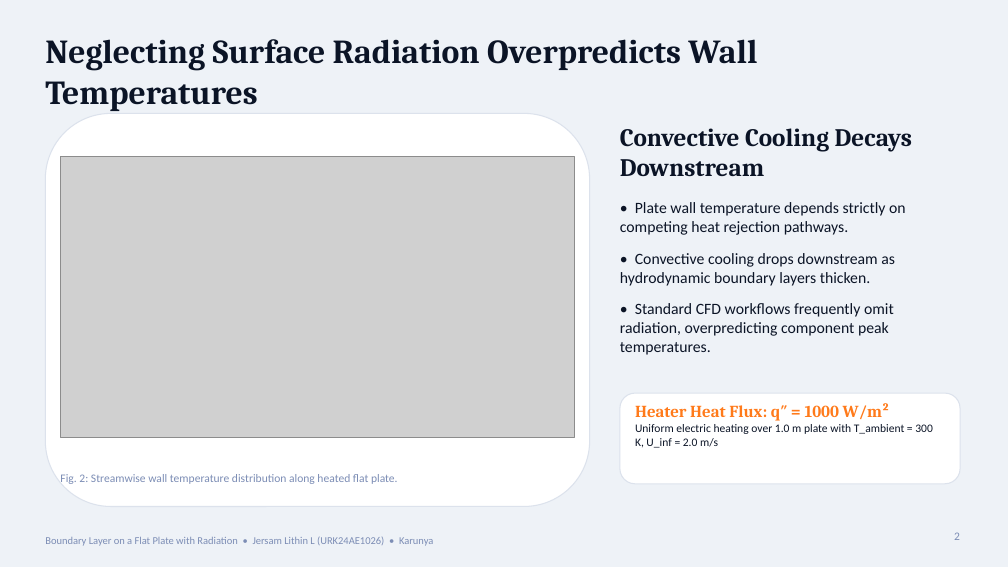
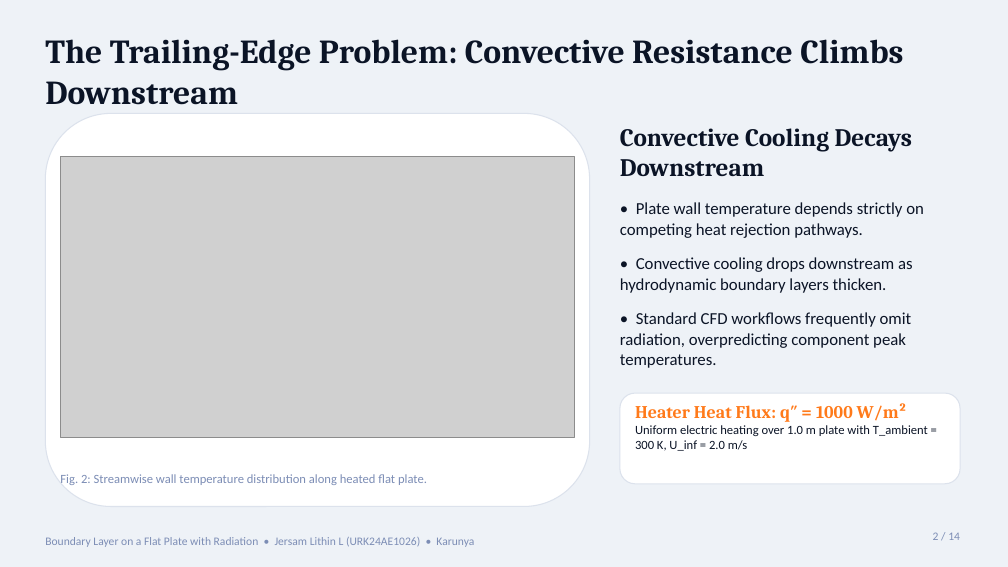
Before and after one commit to Jersam-l/flat-plate-with-radiation-cfd, a slide deck: slide 2 of Flat_Plate_Radiation_CFD_Pitch.pptx. Drawn at 1008x567 pixels with LibreOffice and Linux fonts; fonts in the diff are those of the drawing; grey boxes stand for pictures. Boxes give left, top, right and bottom in pixels: in the first picture for what was removed or moved away, otherwise in the second. Text is boxed around its words. In the diff, an @@ line names an element or a change of style, - is before the commit and + after.

Commit message:
feat(pitch): expanded 14-slide narrative story deck with large legible fonts for Jersam Lithin L

```diff
--- a/Flat_Plate_Radiation_CFD_Pitch.pptx
+++ b/Flat_Plate_Radiation_CFD_Pitch.pptx
@@ text at [45, 39, 903, 105]: text changed @@
-Neglecting Surface Radiation Overpredicts Wall Temperatures
+The Trailing-Edge Problem: Convective Resistance Climbs Downstream
@@ text at [620, 202, 924, 368]: size 15 to 16 pt in "• Plate wall temperature depends strictly on ...", "• Convective cooling drops downstream as hydrodynamic ...", "• Standard CFD workflows frequently omit radiation, ..."; more space between paragraphs @@
@@ text "Heater Heat Flux: q″ = ..." at [635, 403, 928, 451]: size 16 to 17 pt in "Heater Heat Flux: q″ = 1000 W/m²"; size 11 to 12 pt in "Uniform electric heating over 1.0 m plate ..." @@
@@ text "Fig. 2: Streamwise wall temperature ..." at [60, 474, 427, 485]: size 11 to 12 pt @@
@@ text "Boundary Layer on a Flat ..." at [45, 537, 474, 547]: size 10 to 11 pt @@
@@ text at [933, 532, 960, 540]: text changed @@
-2
+2 / 14
```
Also in this commit, not shown: 6 other slides changed, 7 slides added, 1 slide removed, 55 other files.
